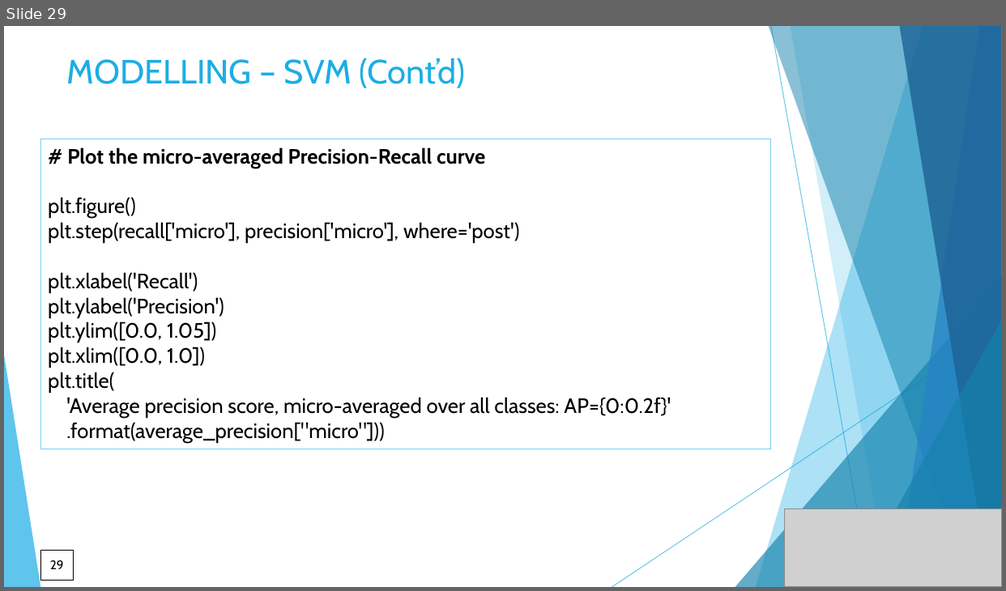
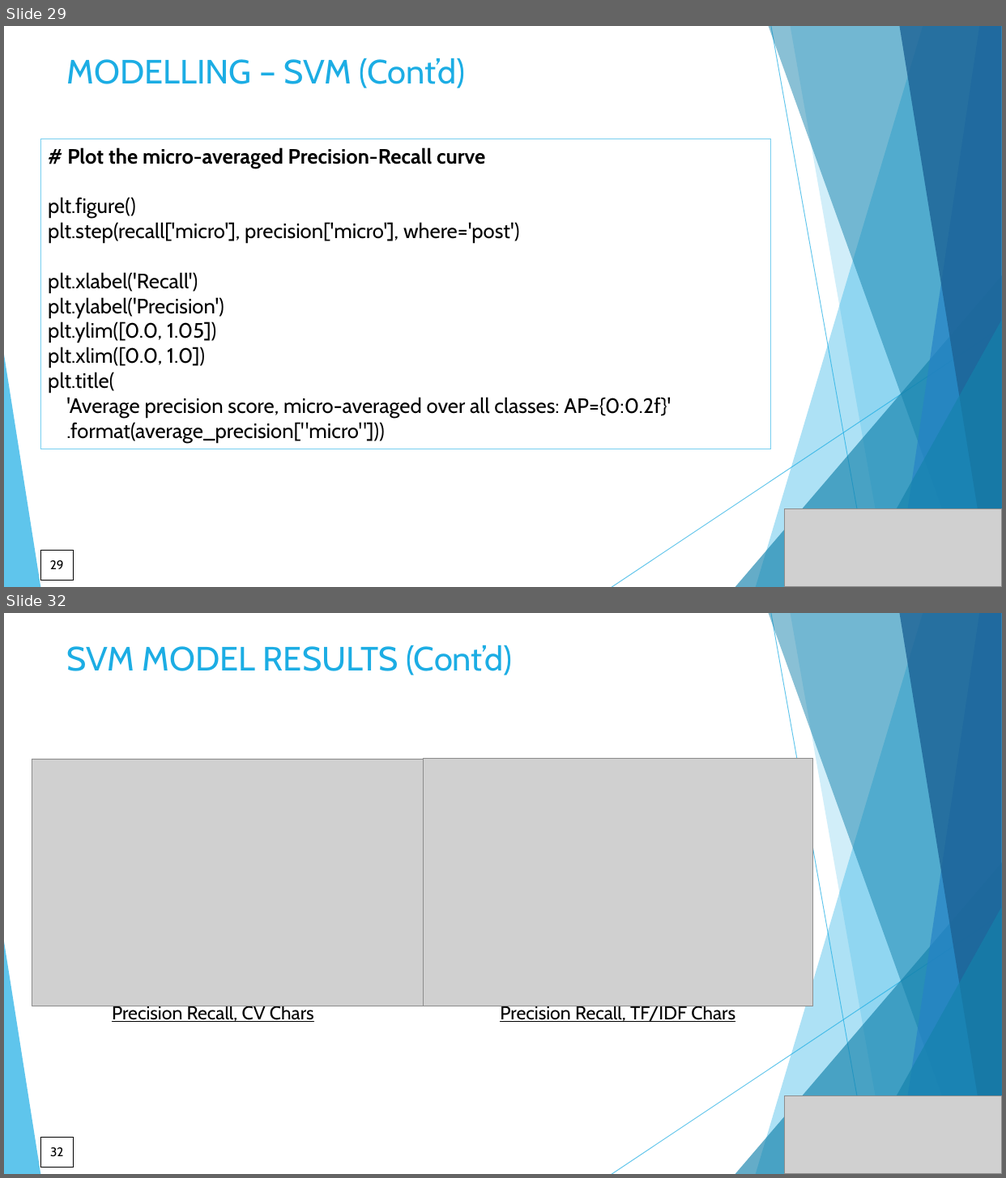
Before and after one commit to DataKnightsAI/Text-Classification-for-News-Summaries, a slide deck: CSML-1010-Group 20-project milestone 1.pptx. Shown one above the other, each under a label of ours: slide 29 before the commit, slides 29 and 32 after it; the slides between them are not shown. The pictures are 1006x591 and 1006x1178 pixels, drawn with LibreOffice and Linux fonts; fonts in the diff are those of the drawing; grey boxes stand for pictures. Boxes give left, top, right and bottom in pixels: in the first picture for what was removed or moved away, otherwise in the second. Text is boxed around its words. In the diff, an @@ line names an element or a change of style, - is before the commit and + after.

```diff
--- a/CSML-1010-Group 20-project milestone 1.pptx
+++ b/CSML-1010-Group 20-project milestone 1.pptx
@@ slide 32 added at <box>4,613,1002,1174</box>, background #FFFFFF; not listed: 10 template elements that a slide beside it also shows @@
@@ title added at <box>67,645,512,675</box>, 32.4 pt, text #1CADE4 @@
+SVM MODEL RESULTS (Cont’d)
@@ picture added at <box>424,758,813,1006</box> @@
@@ picture added at <box>32,759,424,1007</box> @@
@@ text added at <box>112,1003,314,1022</box>, 18 pt, text #000000, underline @@
+Precision Recall, CV Chars
@@ text added at <box>500,1003,735,1022</box>, 18 pt, text #000000, underline @@
+Precision Recall, TF/IDF Chars
@@ picture added at <box>785,1096,1002,1174</box> @@
@@ page number added at <box>40,1138,73,1168</box>, outline #000000 0.75 pt, 12 pt, text #000000 @@
+32
```
Also in this commit, not shown: 9 slides changed, 4 other slides added, 1 slide removed, 6 other files.
